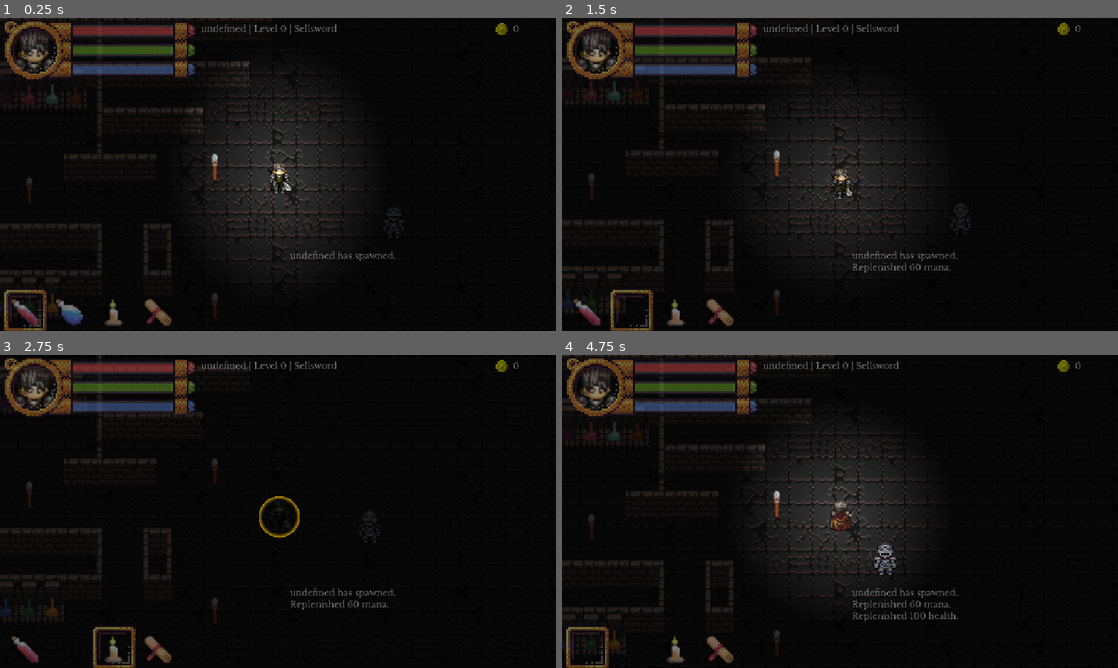
Above: before the commit, frames 1-4 (two rows, left to right).
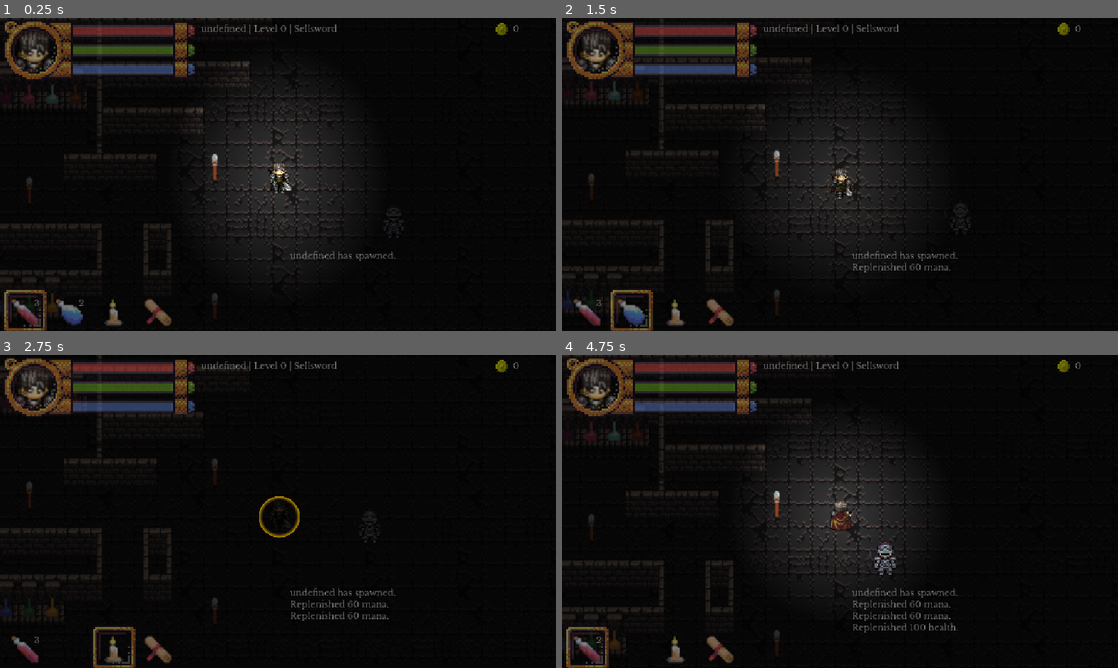
Above: after the commit, the same moments.

Repository: bbm-games/dankcryptic
Game: Godot game, scene res://game.tscn
Two runs of this game, one before a commit and one after it. Both use one fixed random seed, a clock stepped at 60 frames per second and the inputs below. This scene is started directly instead of the project's main scene.
Inputs (mouse positions are in pixels of both pictures, inside the frame that each line leads up to):
- Up to frame 1 (0.25 s): no input
- Up to frame 2 (1.5 s): move the mouse to (962, 158) at 0.52 s; hold Right (item_right) 0.53-1.28 s; hold Up (item_consume) 0.53-1.28 s; click (962, 158) at 0.67 s; move the mouse to (728, 190) at 1.27 s; hold S (walk_down) from 1.28 s (still down); click (728, 190) at 1.35 s
- Up to frame 3 (2.75 s): tap Up (item_consume) at 1.55, 2.3 s; move the mouse to (333, 442) at 2.02 s; release S (walk_down) at 2.03 s; hold Right (item_right) from 2.03 s (still down); hold Right mouse button (block) from 2.03 s (still down)
- Up to frame 4 (4.75 s): move the mouse to (812, 574) at 2.77 s; release Right (item_right) at 2.78 s; release Right mouse button (block) at 2.78 s; hold W (walk_up) 2.78-3.53 s; tap E (chat) at 2.85 s; click (812, 574) at 2.92 s; tap Up (item_consume) at 3.05, 3.8, 4.55 s; move the mouse to (1006, 558) at 3.52 s; hold Space (dash) 3.53-4.28 s; hold Left (item_left) from 3.53 s (still down); move the mouse to (673, 464) at 4.27 s; tap 1 (item_1) at 4.35 s

The runs differ from the first frame. In frame 1, less than 0.1% of the frame differs, in the area x 6-15%, y 90-92%; in frame 2, 0.2%; in frame 3, 0.2%; in frame 4, 0.5%, in the area x 2-72%, y 82-99%.

Commit message:
added item stacking

Diff:
--- a/game.gd
+++ b/game.gd
@@ -108,13 +108,10 @@
 	chatPopup = get_node("HUDLayer/chatPopup")
 	chatPopup.hide()
 
-	# set the textures for the items in the player's quickslots
-	# make sure you update the quickslots everytime the player changes shit
-	update_quick_slots()
-
 	# get the item slot frame
 	item_slot_frame = get_node("HUDLayer/CanvasGroup/slotFrame")
 	item_slot_frame_initial_position = item_slot_frame.get_position()
+
 	# load in the options menu
 	var options_resource = ResourceLoader.load("res://options.tscn")
 	var options_scene = options_resource.instantiate()
@@ -138,6 +135,10 @@
 
 	# set up the player summary bar
 	update_player_summary_bar()
+
+	# set the textures for the items in the player's quickslots
+	# make sure you update the quickslots everytime the player changes shit
+	update_quick_slots()
 
 	# load in actual game map
 	#var scene_resource = ResourceLoader.load(boss1ScenePath)
@@ -164,6 +165,14 @@
 		if doc[uniquekey] == uniqueid:
 			return doc
 	return null
+
+# useful function for making an array unique
+func array_unique(array: Array) -> Array:
+	var unique: Array = []
+	for item in array:
+		if not unique.has(item):
+			unique.append(item)
+	return unique
 
 func update_player_stats_tab():
 	get_node("CanvasLayer2/playerMenu/Stats/VBoxContainer2/vocationDesc").set_text(searchDocsInList(lore_data['vocations'],'class_name', player_data['vocation'], 'lore'))
@@ -191,16 +200,23 @@
 			var texturepath = searchDocsInList(all_quick_items, "id", item_id, 'sprite_data')
 			var itemname = searchDocsInList(all_quick_items, "id", item_id, 'name')
 			var itemdesc = searchDocsInList(all_quick_items, "id", item_id, 'description')
+			var consumable = searchDocsInList(all_quick_items, "id", item_id, 'is_consumable')
 			if texturepath:
 				#print(texturepath)
 				# draw the item textures in the quickslots
 				get_node("%" + slot).set_texture(load(texturepath))
 				get_node("%" + slot).set_tooltip_text(itemname + '\n' + itemdesc)
+				get_node("%" + slot + '/Label').set_text("")
+				if consumable:
+					var count = player_data['inventory'].count(item_id)
+					if count > 1:
+						get_node("%" + slot + '/Label').set_text(str(player_data['inventory'].count(item_id)))
 		else:
 			# there is not item in the slot
 			# clean up the slot
 			get_node("%" + slot).texture = null
 			get_node("%" + slot).set_tooltip_text("")
+			get_node("%" + slot + '/Label').set_text("")
 
 # updates the player inventory
 func update_player_inventory():
@@ -215,10 +231,12 @@
 		var desc = get_node("CanvasLayer2/playerMenu/Inventory/HBoxContainer/selectedInventoryItemDesc")
 		desc.set_text('[center][font_size=12]\n' + item['name'] + "[/font_size]\n[img=50]" + item['sprite_data'] + "[/img][/center]" + '\n' + JSON.stringify(item))
 
+	# load in all the items from the player inventory json data
 	var current_inventory_items = []
 	for item_id in player_data['inventory']:
 		current_inventory_items.append(returnDocInList(all_quick_items, 'id', item_id))
-	for item in current_inventory_items:
+
+	for item in array_unique(current_inventory_items):
 		var itemButton = MenuButton.new()
 		var slotMenu = PopupMenu.new()
 		slotMenu.set_name('slotMenu')
@@ -244,10 +262,13 @@
 				itemButton.get_popup().add_item("Equip", 2)
 		itemButton.get_popup().add_item("Discard", 3)
 		itemButton.add_theme_font_size_override("font_size",9)
+		var itemButtonText = item['name']
+		if "is_stackable" in item.keys():
+			if item['is_stackable']:
+				itemButtonText += ' (' + str(player_data['inventory'].count(item['id'])) + ')'
 		if item['id'] in player_data['quick_slots'].values():
-			itemButton.set_text(item['name'] + '\nin quick slot')
-		else:
-			itemButton.set_text(item['name'])
+			itemButtonText += "\nin quick slot"
+		itemButton.set_text(itemButtonText)
 		itemButton.set_button_icon(load(item['sprite_data']))
 		itemButton.set_toggle_mode(true)
 		itemButton.set_button_group(buttongroup)
@@ -272,17 +293,17 @@
 
 	if i != -1:
 		player_data['inventory'].remove_at(i)
-		# if item is a flashlight turn it off
+		# if item is a flashlight turn it off as it is discarded from inventory
 		if item['id'] == "item012":
 			light.hide()
 
-	# if item is in a slot remove it too
-	removeItemFromQuickslot(item)
+	# if there's not another item of its kind left in inventory, remove from quickslot
+	if player_data['inventory'].find(item['id']) == -1:
+		removeItemFromQuickslot(item)
 
 func removeItemFromQuickslot(item):
 	for key in player_data['quick_slots'].keys():
 		if item['id'] == player_data['quick_slots'][key]:
-			# remove the item from the quickslot
 			player_data['quick_slots'][key] = null
 
 func inventoryItemPopupMenuPress(id, item):
@@ -409,8 +430,9 @@
 				if item['is_consumable']:
 					consumeItem(item)
 					get_node("HUDLayer/CanvasGroup/quickItemConsumeSound").play()
-					# remove item when it's effects are done being applied
-					player_data['quick_slots']['slot' + str(current_item_index+1)] = null
+					# remove item when it's effects are done being applied and there's none left in inventory
+					if player_data['inventory'].find(item['id']) == -1:
+						player_data['quick_slots']['slot' + str(current_item_index+1)] = null
 
 			# CODE FOR SPECIAL ITEMS LIKE SPELLS AND TOGGLE ITEMS
 			# if it's the flashlight toggle it
--- a/game.tscn
+++ b/game.tscn
@@ -233,6 +233,18 @@
 offset_right = 41.0
 offset_bottom = 320.0
 
+[node name="Label" type="Label" parent="HUDLayer/CanvasGroup/slot1"]
+layout_mode = 1
+anchors_preset = 1
+anchor_left = 1.0
+anchor_right = 1.0
+offset_left = -11.0
+offset_bottom = 24.0
+grow_horizontal = 0
+theme_override_fonts/font = ExtResource("7_f521b")
+theme_override_font_sizes/font_size = 9
+horizontal_alignment = 2
+
 [node name="slot2" type="TextureRect" parent="HUDLayer/CanvasGroup"]
 unique_name_in_owner = true
 offset_left = 56.0
@@ -240,6 +252,18 @@
 offset_right = 87.0
 offset_bottom = 320.0
 
+[node name="Label" type="Label" parent="HUDLayer/CanvasGroup/slot2"]
+layout_mode = 1
+anchors_preset = 1
+anchor_left = 1.0
+anchor_right = 1.0
+offset_left = -11.0
+offset_bottom = 24.0
+grow_horizontal = 0
+theme_override_fonts/font = ExtResource("7_f521b")
+theme_override_font_sizes/font_size = 9
+horizontal_alignment = 2
+
 [node name="slot3" type="TextureRect" parent="HUDLayer/CanvasGroup"]
 unique_name_in_owner = true
 offset_left = 102.0
@@ -247,6 +271,18 @@
 offset_right = 133.0
 offset_bottom = 320.0
 
+[node name="Label" type="Label" parent="HUDLayer/CanvasGroup/slot3"]
+layout_mode = 1
+anchors_preset = 1
+anchor_left = 1.0
+anchor_right = 1.0
+offset_left = -11.0
+offset_bottom = 24.0
+grow_horizontal = 0
+theme_override_fonts/font = ExtResource("7_f521b")
+theme_override_font_sizes/font_size = 9
+horizontal_alignment = 2
+
 [node name="slot4" type="TextureRect" parent="HUDLayer/CanvasGroup"]
 unique_name_in_owner = true
 offset_left = 148.0
@@ -254,6 +290,18 @@
 offset_right = 179.0
 offset_bottom = 320.0
 
+[node name="Label" type="Label" parent="HUDLayer/CanvasGroup/slot4"]
+layout_mode = 1
+anchors_preset = 1
+anchor_left = 1.0
+anchor_right = 1.0
+offset_left = -11.0
+offset_bottom = 24.0
+grow_horizontal = 0
+theme_override_fonts/font = ExtResource("7_f521b")
+theme_override_font_sizes/font_size = 9
+horizontal_alignment = 2
+
 [node name="slot5" type="TextureRect" parent="HUDLayer/CanvasGroup"]
 unique_name_in_owner = true
 offset_left = 194.0
@@ -261,12 +309,36 @@
 offset_right = 225.0
 offset_bottom = 320.0
 
+[node name="Label" type="Label" parent="HUDLayer/CanvasGroup/slot5"]
+layout_mode = 1
+anchors_preset = 1
+anchor_left = 1.0
+anchor_right = 1.0
+offset_left = -11.0
+offset_bottom = 24.0
+grow_horizontal = 0
+theme_override_fonts/font = ExtResource("7_f521b")
+theme_override_font_sizes/font_size = 9
+horizontal_alignment = 2
+
 [node name="slot6" type="TextureRect" parent="HUDLayer/CanvasGroup"]
 unique_name_in_owner = true
 offset_left = 240.0
 offset_top = 289.0
 offset_right = 271.0
 offset_bottom = 320.0
+
+[node name="Label" type="Label" parent="HUDLayer/CanvasGroup/slot6"]
+layout_mode = 1
+anchors_preset = 1
+anchor_left = 1.0
+anchor_right = 1.0
+offset_left = -11.0
+offset_bottom = 24.0
+grow_horizontal = 0
+theme_override_fonts/font = ExtResource("7_f521b")
+theme_override_font_sizes/font_size = 9
+horizontal_alignment = 2
 
 [node name="slotFrame" type="TextureRect" parent="HUDLayer/CanvasGroup"]
 offset_left = 2.0
--- a/lore/lore.json
+++ b/lore/lore.json
@@ -42,7 +42,8 @@
 	 "current_level":0,
 	 "current_exp":0,
 	  "inventory":[
-		 "item001",
+		"item001",
+	   "item001",
 	   "item019",
 	   "item012",
 	   "spell001"
@@ -1774,6 +1775,7 @@
 		 "id":"item001",
 		 "sprite_data":"res://assets/Item__29.png",
 		 "is_consumable":true,
+	   "is_stackable":true,
 		 "health_replenished":100,
 		 "mana_replenished":0,
 		 "stamina_replenished":0,
@@ -2021,6 +2023,7 @@
 		 "id":"item019",
 		 "sprite_data":"res://assets/Item__31.png",
 		 "is_consumable":true,
+	   "is_stackable":true,
 		 "health_replenished":0,
 		 "mana_replenished":60,
 		 "stamina_replenished":0,
